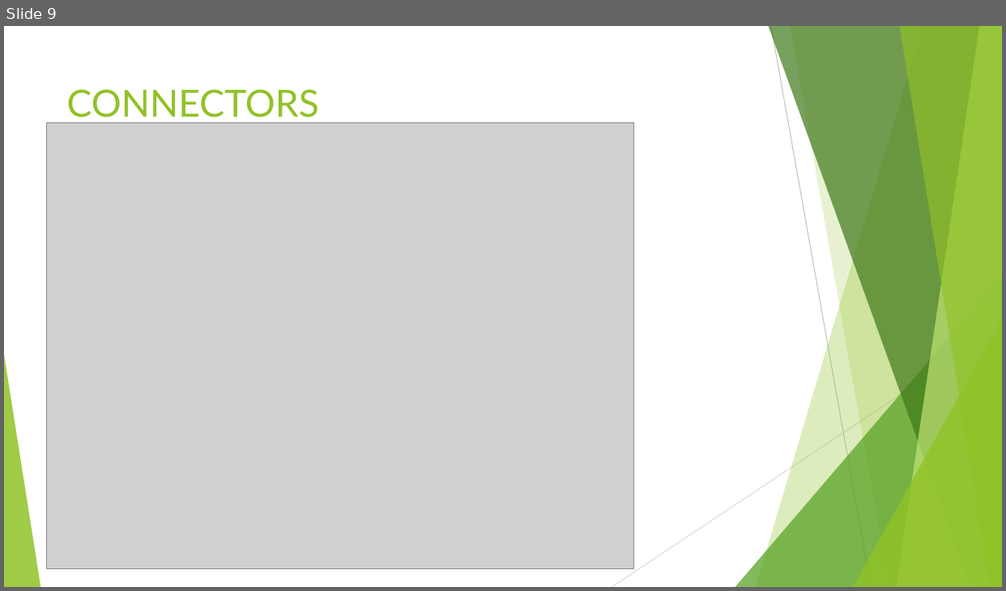
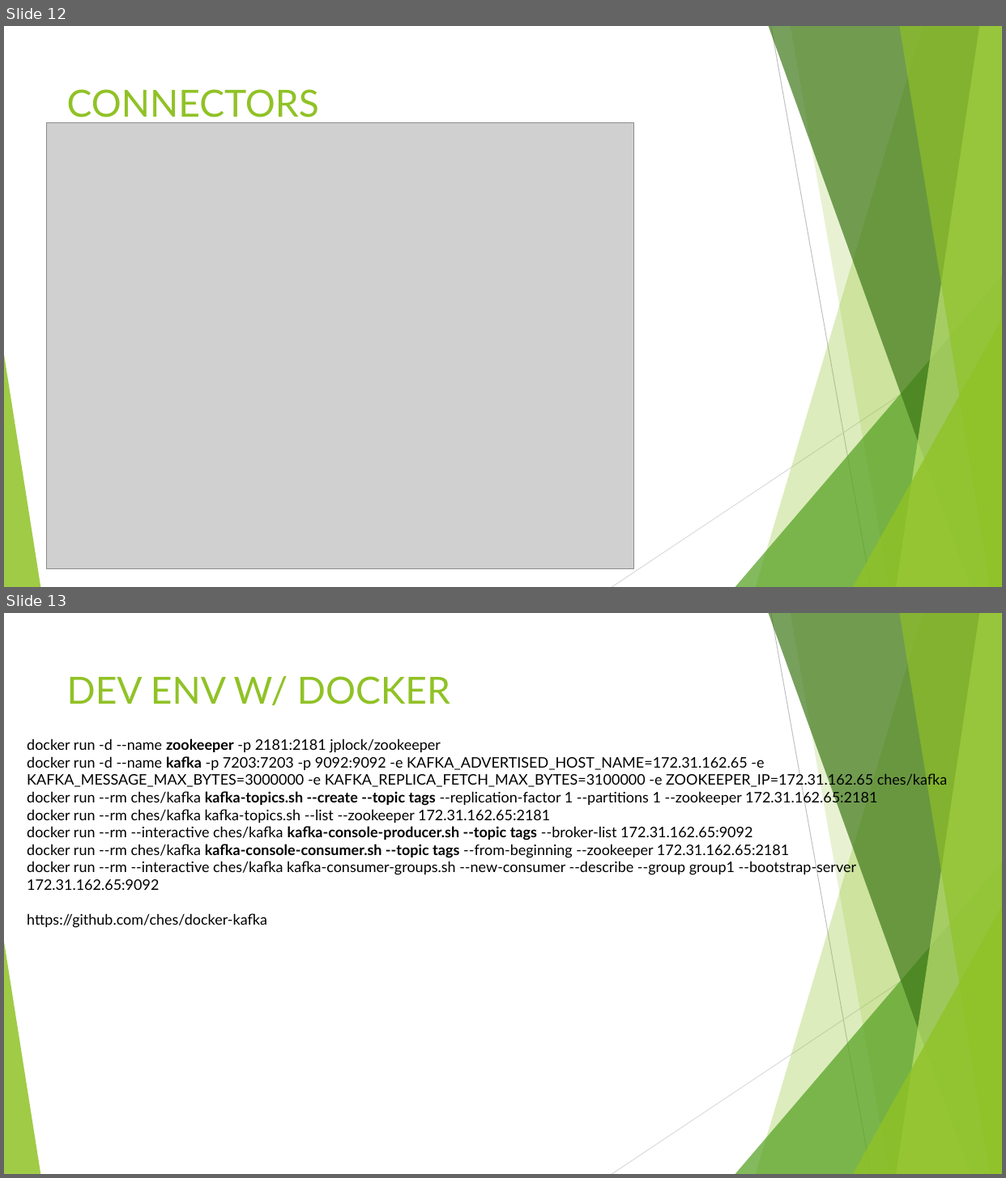
Before and after one commit to farukterzioglu/Kafka-Workout, a slide deck: Kafka.pptx. Shown one above the other, each under a label of ours: slide 9 before the commit, slides 12 and 13 after it. The pictures are 1006x591 and 1006x1178 pixels, drawn with LibreOffice and Linux fonts; fonts in the diff are those of the drawing; grey boxes stand for pictures. Boxes give left, top, right and bottom in pixels: in the first picture for what was removed or moved away, otherwise in the second. Text is boxed around its words. In the diff, an @@ line names an element or a change of style, - is before the commit and + after.

Commit message:
Update pptx

```diff
--- a/Kafka.pptx
+++ b/Kafka.pptx
@@ slide 13 added at bbox=[4, 613, 1002, 1174], background #FFFFFF; not listed: 10 template elements that a slide beside it also shows @@
@@ title added at bbox=[67, 676, 450, 705], 36 pt, text #90C226 @@
+DEV ENV W/ DOCKER
@@ text added at bbox=[27, 739, 947, 928], 14 pt, text #000000 @@
+docker run -d --name zookeeper -p 2181:2181 jplock/zookeeper
+docker run -d --name kafka -p 7203:7203 -p 9092:9092 -e KAFKA_ADVERTISED_HOST_NAME=172.31.162.65 -e KAFKA_MESSAGE_MAX_BYTES=3000000 -e KAFKA_REPLICA_FETCH_MAX_BYTES=3100000 -e ZOOKEEPER_IP=172.31.162.65 ches/kafka
+docker run --rm ches/kafka kafka-topics.sh --create --topic tags --replication-factor 1 --partitions 1 --zookeeper 172.31.162.65:2181
+docker run --rm ches/kafka kafka-topics.sh --list --zookeeper 172.31.162.65:2181
+docker run --rm --interactive ches/kafka kafka-console-producer.sh --topic tags --broker-list 172.31.162.65:9092
+docker run --rm ches/kafka kafka-console-consumer.sh --topic tags --from-beginning --zookeeper 172.31.162.65:2181
+docker run --rm --interactive ches/kafka kafka-consumer-groups.sh --new-consumer --describe --group group1 --bootstrap-server 172.31.162.65:9092
+https://github.com/ches/docker-kafka
@@ what was slide 9 is now slide 12 @@
```
Also in this commit, not shown: 5 other slides added, 2 other files.
